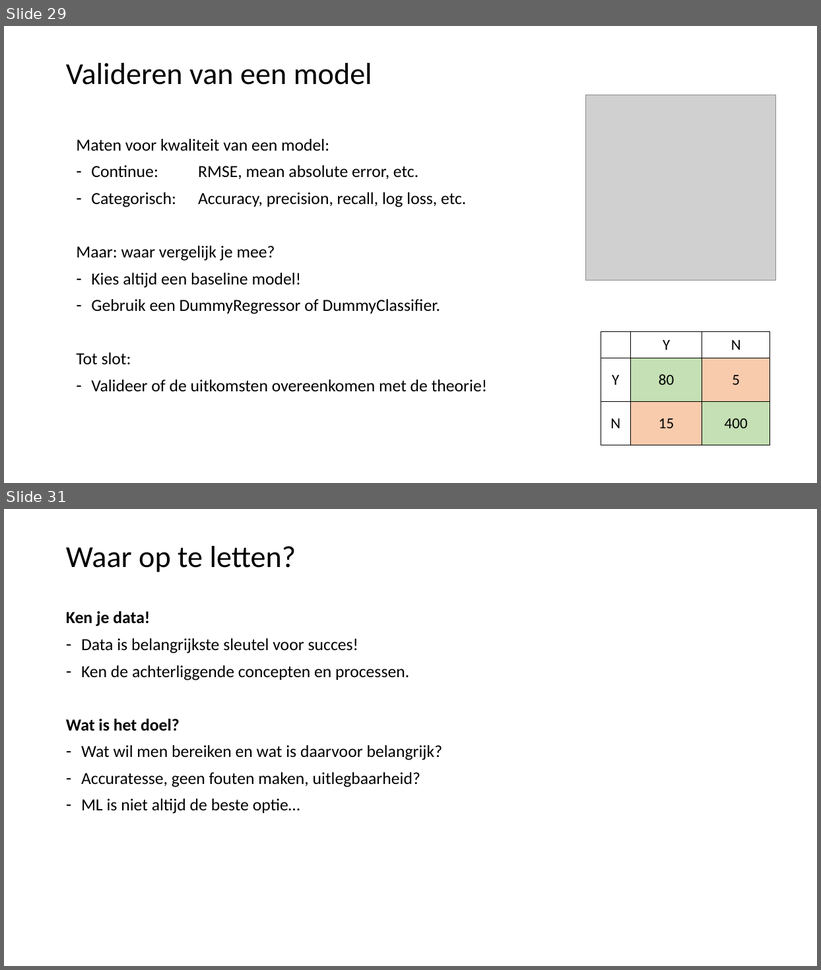
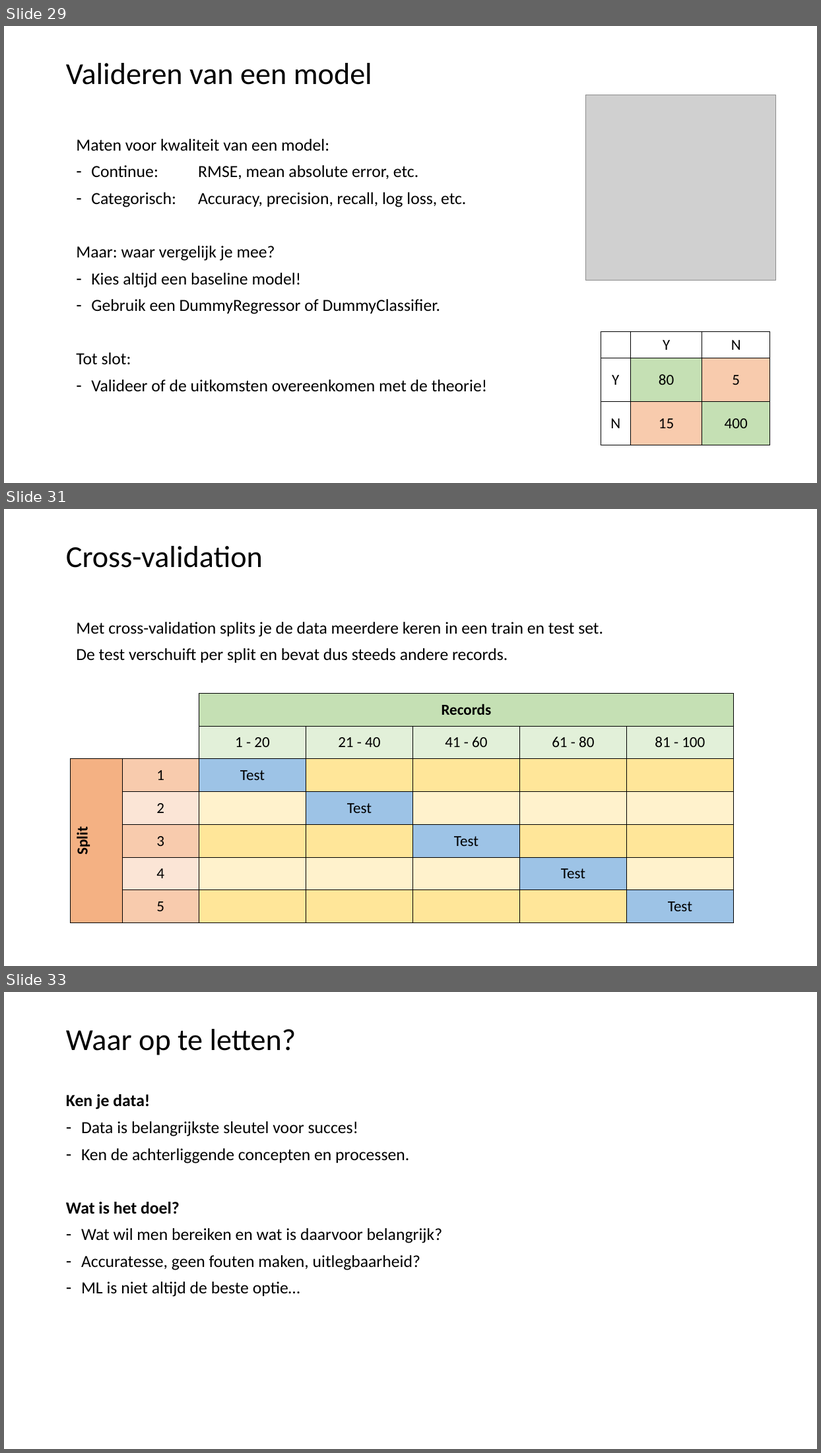
Before and after one commit to LFKoning/knowledge-sharing, a slide deck: python_trainees/4_scikit_learn/python_traineeship_4.pptx. Shown one above the other, each under a label of ours: slides 29 and 31 before the commit, slides 29, 31 and 33 after it; the slides between them are not shown. The pictures are 821x970 and 821x1453 pixels, drawn with LibreOffice and Linux fonts; fonts in the diff are those of the drawing; grey boxes stand for pictures. Boxes give left, top, right and bottom in pixels: in the first picture for what was removed or moved away, otherwise in the second. Text is boxed around its words. In the diff, an @@ line names an element or a change of style, - is before the commit and + after.

Commit message:
Update Python trainees part 4

```diff
--- a/python_trainees/4_scikit_learn/python_traineeship_4.pptx
+++ b/python_trainees/4_scikit_learn/python_traineeship_4.pptx
@@ slide 31 added at (4, 509, 817, 966), background #FFFFFF @@
@@ title added at (66, 546, 263, 568), 36 pt, text #000000 @@
+Cross-validation
@@ text added at (76, 622, 603, 663), 20 pt, text #000000 @@
+Met cross-validation splits je de data meerdere keren in een train en test set.
+De test verschuift per split en bevat dus steeds andere records.
@@ table added at (70, 693, 733, 923), 7 rows, 7 columns @@
+ |  | Records |  |  |  | 
+ |  | 1 - 20 | 21 - 40 | 41 - 60 | 61 - 80 | 81 - 100
+Split | 1 | Test |  |  |  | 
+ | 2 |  | Test |  |  | 
+ | 3 |  |  | Test |  | 
+ | 4 |  |  |  | Test | 
+ | 5 |  |  |  |  | Test
@@ what was slide 31 is now slide 33 @@
```
Also in this commit, not shown: 1 slide changed, 2 other slides added, 1 slide removed, 6 other files.
